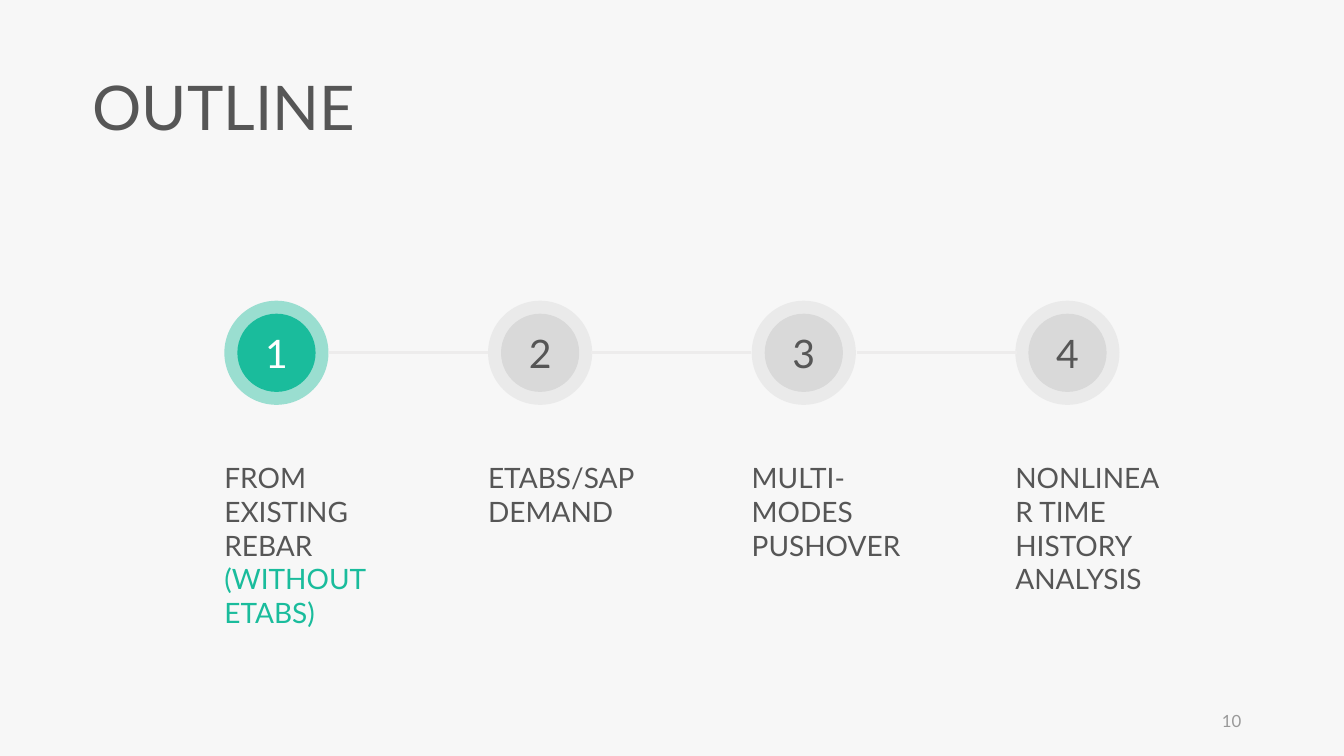
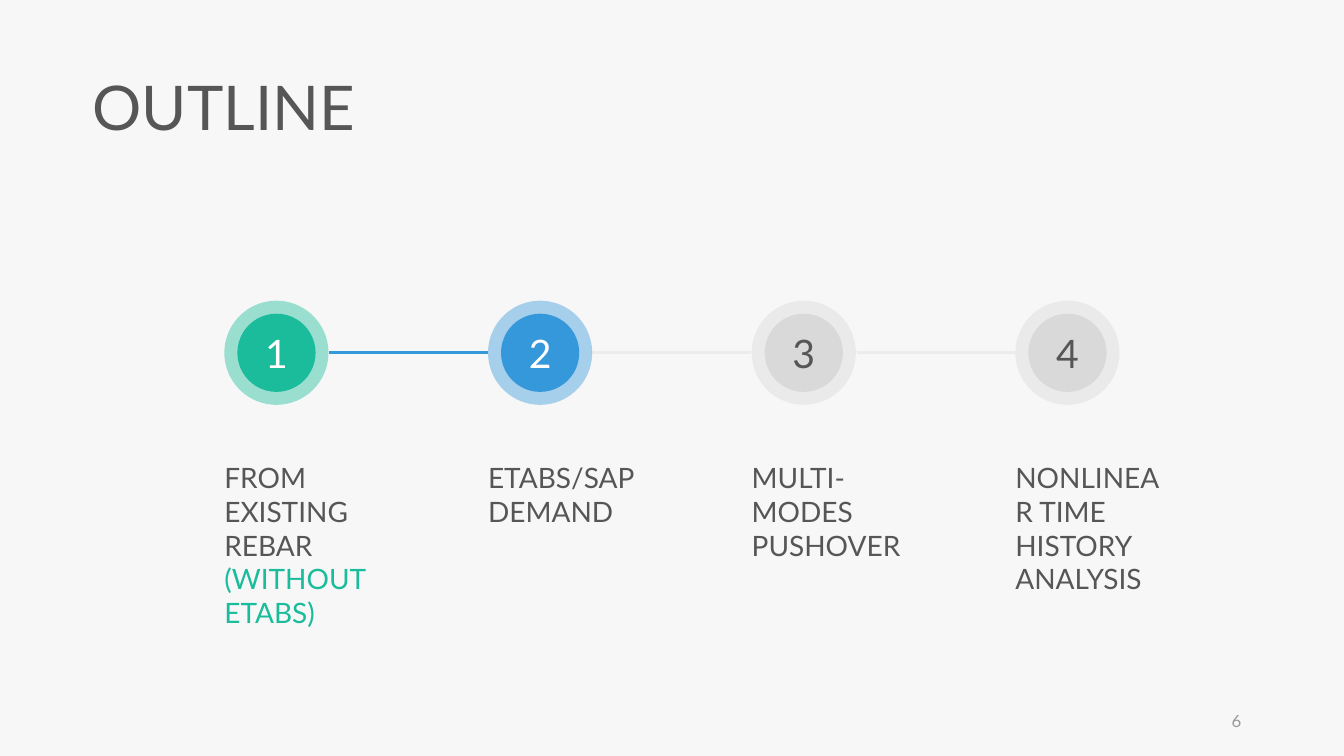
Before and after one commit to skyran1278/VbaProject, a slide deck: slide 6 of 20180126_SmartSplice/20180920_Meeting/20180920 Meeting.pptx (slide 10 before the commit). Drawn at 1344x756 pixels with LibreOffice and Linux fonts; fonts in the diff are those of the drawing. Boxes give left, top, right and bottom in pixels: in the first picture for what was removed or moved away, otherwise in the second. Text is boxed around its words. In the diff, an @@ line names an element or a change of style, - is before the commit and + after.

```diff
--- a/20180126_SmartSplice/20180920_Meeting/20180920 Meeting.pptx
+++ b/20180126_SmartSplice/20180920_Meeting/20180920 Meeting.pptx
@@ ellipse "2" at <box>488,300,592,404</box>: text colour #565656 to #FFFFFF; fill #D9D9D9 at 42% opacity to #3498DB at 42% opacity @@
@@ ellipse at <box>501,314,580,392</box>: fill #D9D9D9 to #3498DB @@
@@ line (329, 353) - (488, 353): stroke #EDECEC 2.25 pt to #3498DB 2.25 pt @@
@@ page number at <box>1232,715,1242,727</box>: text changed @@
-10
+6
```
Also in this commit, not shown: 14 other slides changed, 3 slides added, 53 slides removed, 4 other files.
